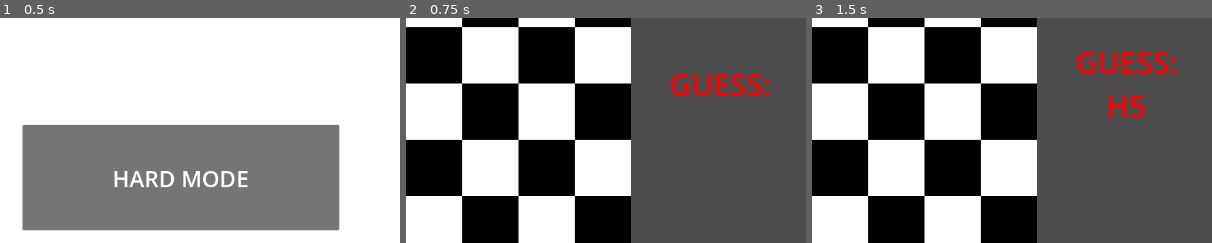
Above: before the commit, frames 1-3 (left to right).
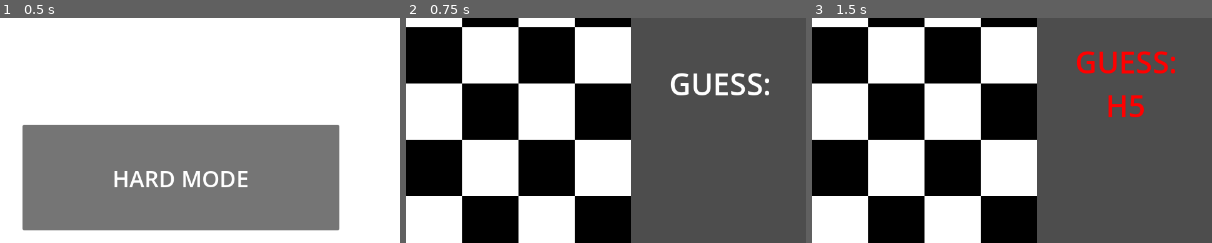
Above: after the commit, the same moments.

Repository: caden-knight/Godot-chess-memory
Game: Godot game, scene res://scenes/chessboard.tscn
The game is run twice, just before and just after one commit, with the same random seed, the same clock (stepped at 60 frames per second) and the same inputs.
Inputs (mouse positions are % of the whole screen's width and height, from its top left):
- Up to frame 1 (0.5 s): no input
- Up to frame 2 (0.75 s): click "HARD MODE" at 0.5 s
- Up to frame 3 (1.5 s): tap Enter at 1.25 s; move the mouse to (72, 45) at 1.27 s; click (72, 45) at 1.42 s
The pictures show only the part of the screen within x 50-100%, y 10-60%; the shares and areas given below are measured in that part.

Frame 1 is identical in both runs. In frame 2, 1.2% of the frame differs, in the area x 66-91%, y 24-35%; in frame 3, nothing differs.

Commit message:
fixed guess text being red at game start

Diff:
--- a/scenes/chessboard.tscn
+++ b/scenes/chessboard.tscn
@@ -47,6 +47,7 @@
 offset_bottom = 40.0
 
 [node name="ColorRect" type="ColorRect" parent="Control"]
+layout_mode = 0
 offset_left = 1.0
 offset_top = -1.0
 offset_right = 1280.0
--- a/scripts/Chessboard.gd
+++ b/scripts/Chessboard.gd
@@ -17,7 +17,6 @@
 var coords = Singleton.coords
 
 func _ready():
-
 	correct_square_label.text = "Correct:\n" + str(Singleton.correct_count) + "/64"
 
 # update labels when mouse is clicked
@@ -29,8 +28,9 @@
 
 		# font color is red if incorrect square is clicked
 		# or green if correct square is clicked
-		var labelColor: Color = Color(0, 255, 0, 1) if Singleton.isCorrect else Color(255, 0, 0, 1)
-		guess_square_label.add_theme_color_override("font_color", labelColor )
+		if Singleton.game_mode_set:
+			var labelColor: Color = Color(0, 255, 0, 1) if Singleton.isCorrect else Color(255, 0, 0, 1)
+			guess_square_label.add_theme_color_override("font_color", labelColor )
 
 # sets up the 8x8 grid and aligns the squares to make a chessboard
 func setup_board(show_square_labels: bool, square_size: float) -> void:
@@ -73,14 +73,16 @@
 
 
 func _on_easy_btn_pressed():
+	$Control.visible = false
+	Singleton.game_mode = Singleton.GAME_MODE.EASY
 	setup_board(false, viewport_size.y)
 	Singleton.target_square = target_square
-	$Control.visible = false
-	Singleton.game_mode = Singleton.GAME_MODE.EASY
+	Singleton.game_mode_set = true
 
 
 func _on_hard_btn_pressed():
+	$Control.visible = false
+	Singleton.game_mode = Singleton.GAME_MODE.HARD
 	setup_board(false, viewport_size.y)
 	Singleton.target_square = target_square
-	$Control.visible = false
-	Singleton.game_mode = Singleton.GAME_MODE.HARD
+	Singleton.game_mode_set = true
--- a/scripts/Singleton.gd
+++ b/scripts/Singleton.gd
@@ -6,6 +6,7 @@
 var player_guess: String = ""
 var isCorrect: bool
 var correct_count: int = 0
+var game_mode_set: bool = false
 enum GAME_MODE {
 	EASY,
 	HARD
--- a/scripts/Square.gd
+++ b/scripts/Square.gd
@@ -16,8 +16,8 @@
 			# get out of function if player clicks a square they have already guessed
 			if correctly_guessed_tiles.has(player_guess):
 				Singleton.isCorrect = false
-#				Singleton.player_guess = player_guess
-#				$Label.visible = true if Singleton.game_mode == 0 else false
+				Singleton.player_guess = player_guess
+				$Label.visible = true if Singleton.game_mode == 0 else false
 				return
 
 			# evaluate the player guess against the target square
